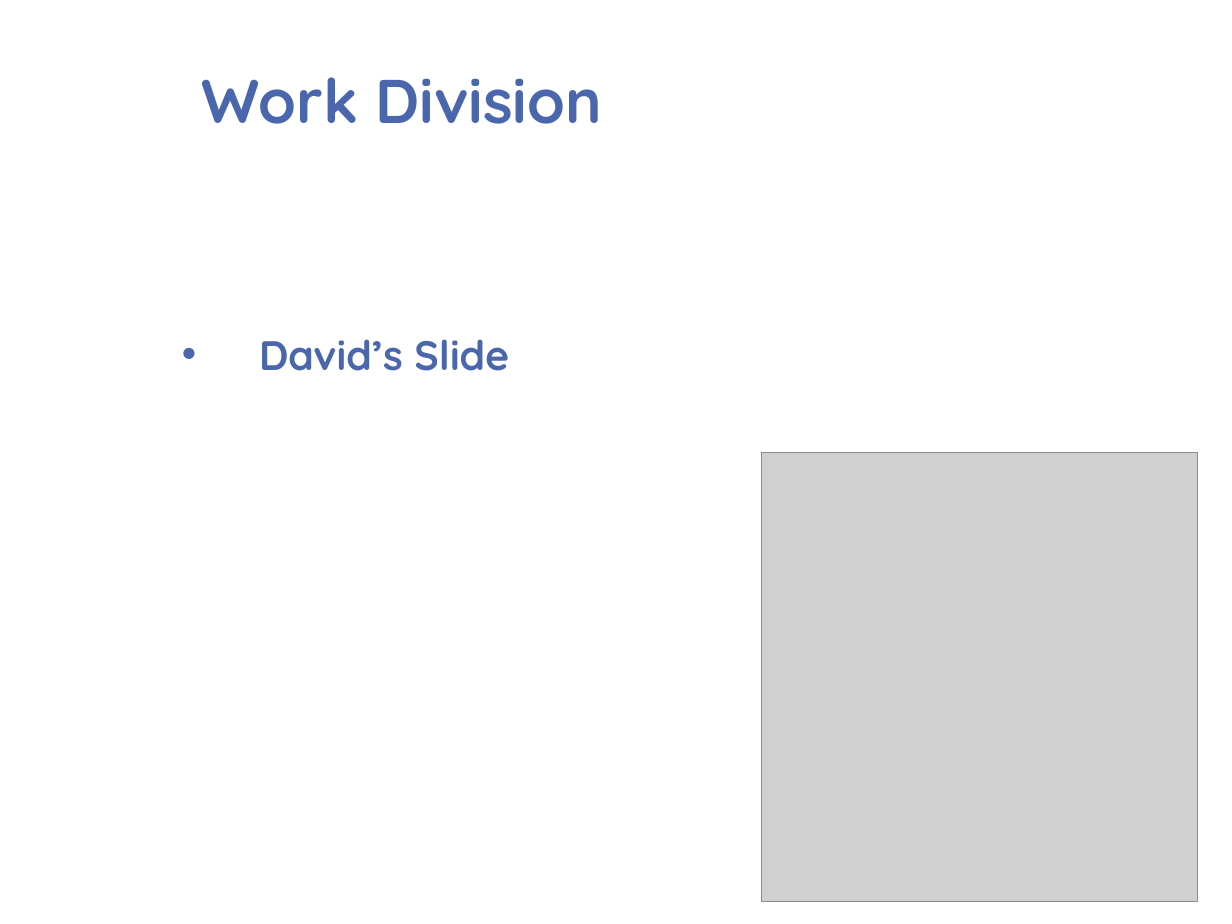
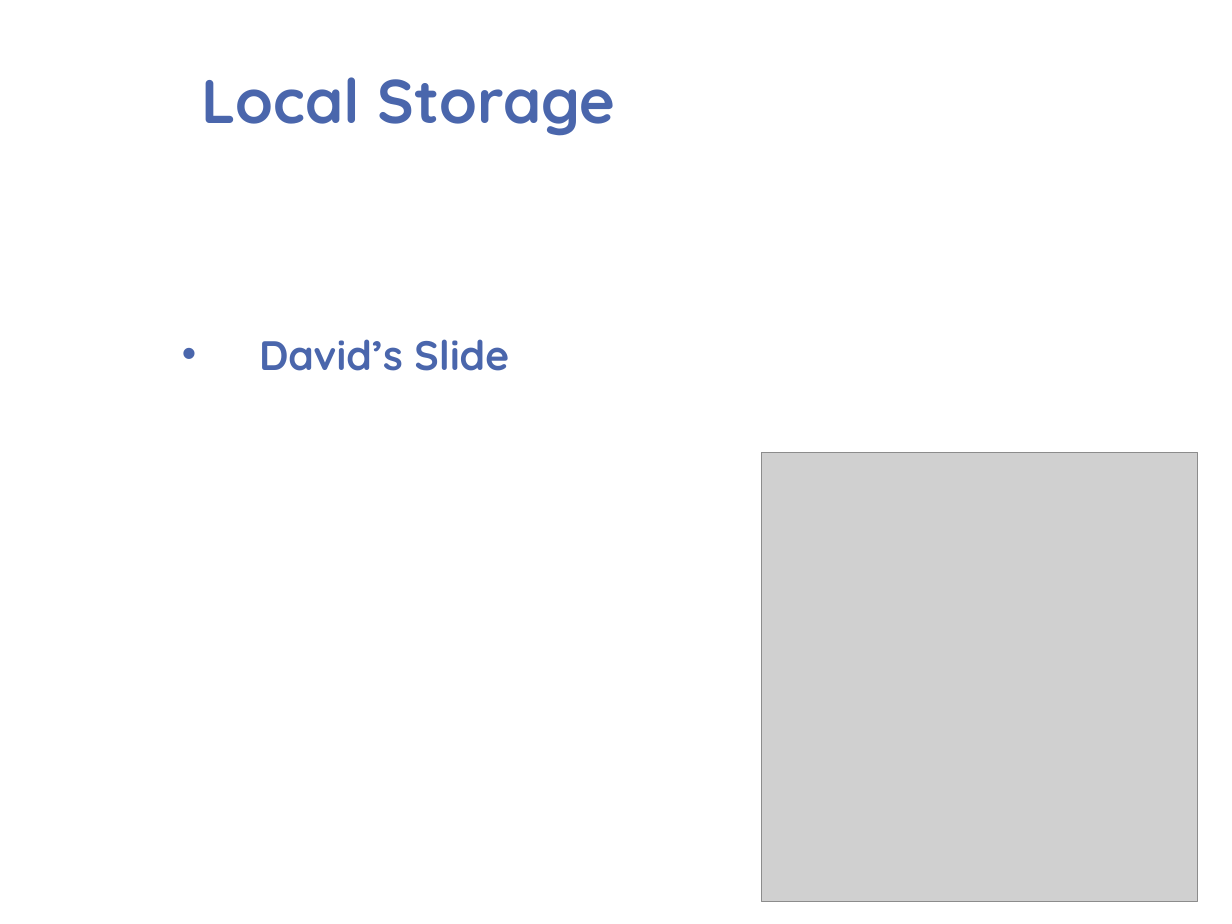
Before and after one commit to psengelke/linphone-android-group-chat, a slide deck: slide 3 of Project Documentation/Demos/Demo 04/Demo 04.pptx. Drawn at 1232x924 pixels with LibreOffice and Linux fonts; fonts in the diff are those of the drawing; grey boxes stand for pictures; background and template pictures are left out. Boxes give left, top, right and bottom in pixels: in the first picture for what was removed or moved away, otherwise in the second. Text is boxed around its words. In the diff, an @@ line names an element or a change of style, - is before the commit and + after.

```diff
--- a/Project Documentation/Demos/Demo 04/Demo 04.pptx
+++ b/Project Documentation/Demos/Demo 04/Demo 04.pptx
@@ title at (201, 77, 615, 136): text changed @@
-Work Division
+Local Storage
```
Also in this commit, not shown: 5 other slides changed.
